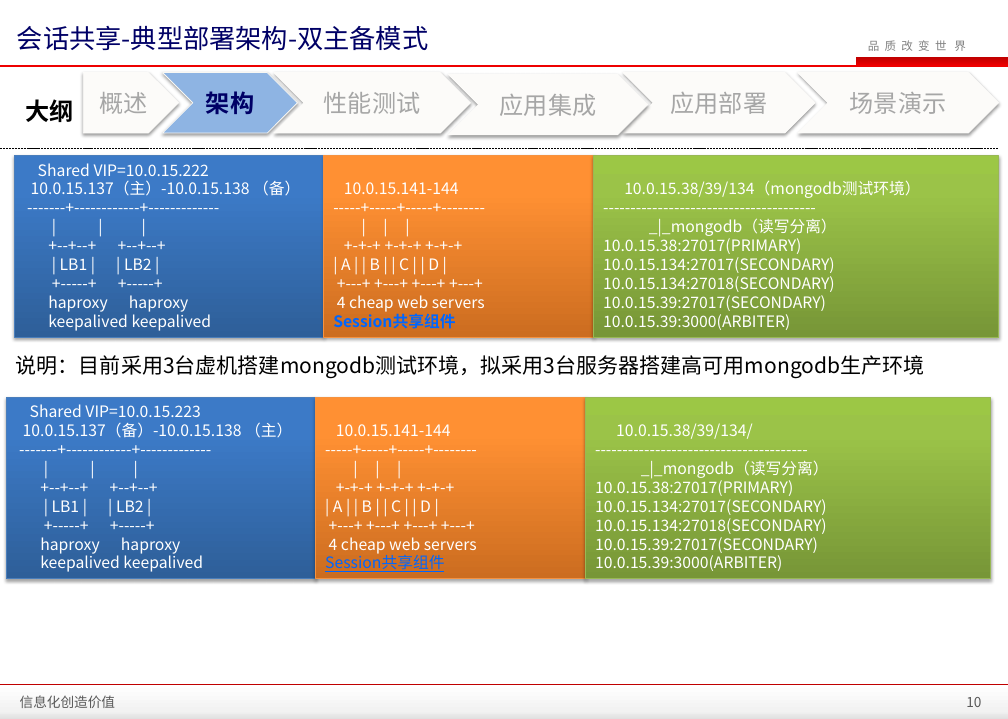
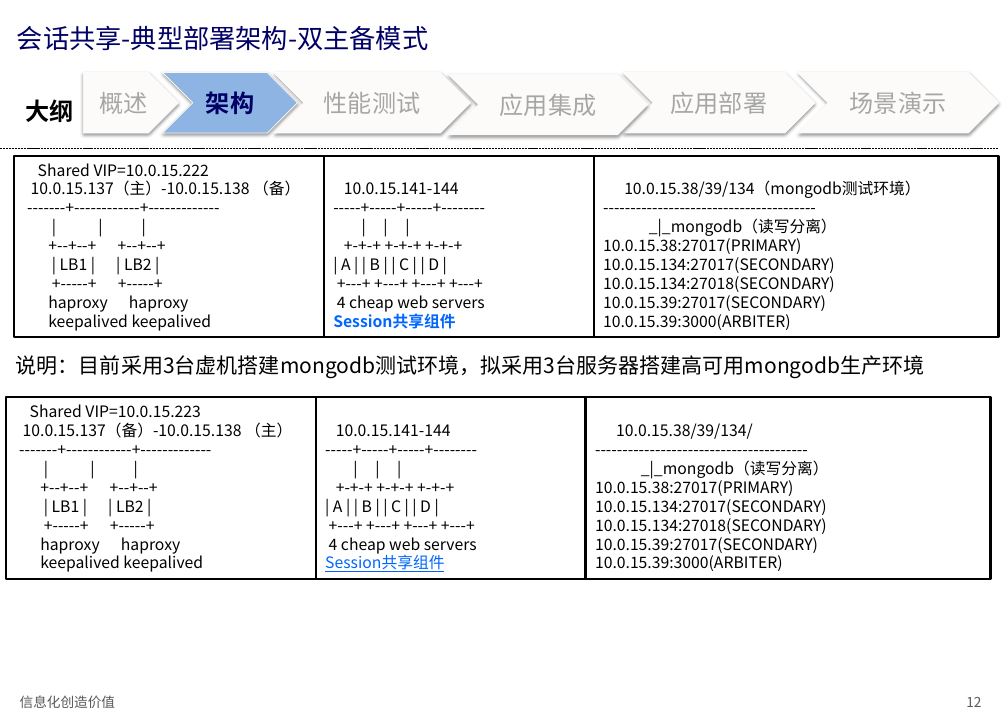
Before and after one commit to zhanght86/bboss-cms, a slide deck: slide 12 of 文档/SanyPDP平台会话共享介绍.pptx (slide 10 before the commit). Drawn at 1008x719 pixels with LibreOffice and Linux fonts; fonts in the diff are those of the drawing; background and template pictures are left out. Boxes give left, top, right and bottom in pixels: in the first picture for what was removed or moved away, otherwise in the second. Text is boxed around its words. In the diff, an @@ line names an element or a change of style, - is before the commit and + after.

Commit message:
完善session共享使用文档

```diff
--- a/文档/SanyPDP平台会话共享介绍.pptx
+++ b/文档/SanyPDP平台会话共享介绍.pptx
@@ rectangle removed at [856, 57, 1008, 66] @@
@@ text removed at [868, 40, 966, 51] @@
-品 质 改 变 世 界
@@ line removed from (0, 66) to (1008, 66) @@
@@ rectangle "Shared VIP=10.0.15.222" at [14, 156, 324, 337]: text colour #FFFFFF to #000000; fill gradient #2F5F99 to #3D7CC7 to #3A7CCB to #FFFFFF; outline #4B7EBC 0.75 pt to #000000 2 pt; shadow off @@
@@ rectangle "10.0.15.141-144" at [324, 156, 594, 337]: fill gradient #CC6E20 to #FF9034 to #FF9136 to #FFFFFF; outline #F69240 0.75 pt to #000000 2 pt; shadow off @@
@@ rectangle "10.0.15.38/39/134（mongodb测试环境）" at [594, 156, 999, 337]: text colour #FFFFFF to #000000; fill gradient #779737 to #9BC348 to #9DC746 to #FFFFFF; outline #98B955 0.75 pt to #000000 2 pt; shadow off @@
@@ text in rectangle at [337, 182, 485, 312]: text colour #FFFFFF to #000000 @@
@@ rectangle "Shared VIP=10.0.15.223" at [6, 397, 315, 578]: text colour #FFFFFF to #000000; fill gradient #2F5F99 to #3D7CC7 to #3A7CCB to #FFFFFF; outline #4B7EBC 0.75 pt to #000000 2 pt; shadow off @@
@@ rectangle "10.0.15.141-144" at [316, 397, 586, 578]: fill gradient #CC6E20 to #FF9034 to #FF9136 to #FFFFFF; outline #F69240 0.75 pt to #000000 2 pt; shadow off @@
@@ rectangle "10.0.15.38/39/134/" at [585, 397, 991, 578]: text colour #FFFFFF to #000000; fill gradient #779737 to #9BC348 to #9DC746 to #FFFFFF; outline #98B955 0.75 pt to #000000 2 pt; shadow off @@
@@ text in rectangle at [329, 424, 477, 555]: text colour #FFFFFF to #000000 @@
@@ rectangle removed at [0, 684, 1008, 719] @@
@@ line removed from (0, 684) to (1008, 684) @@
@@ page number at [966, 697, 981, 707]: text changed @@
-10
+12
```
Also in this commit, not shown: 26 other slides changed, 5 slides added, 1 slide removed.
